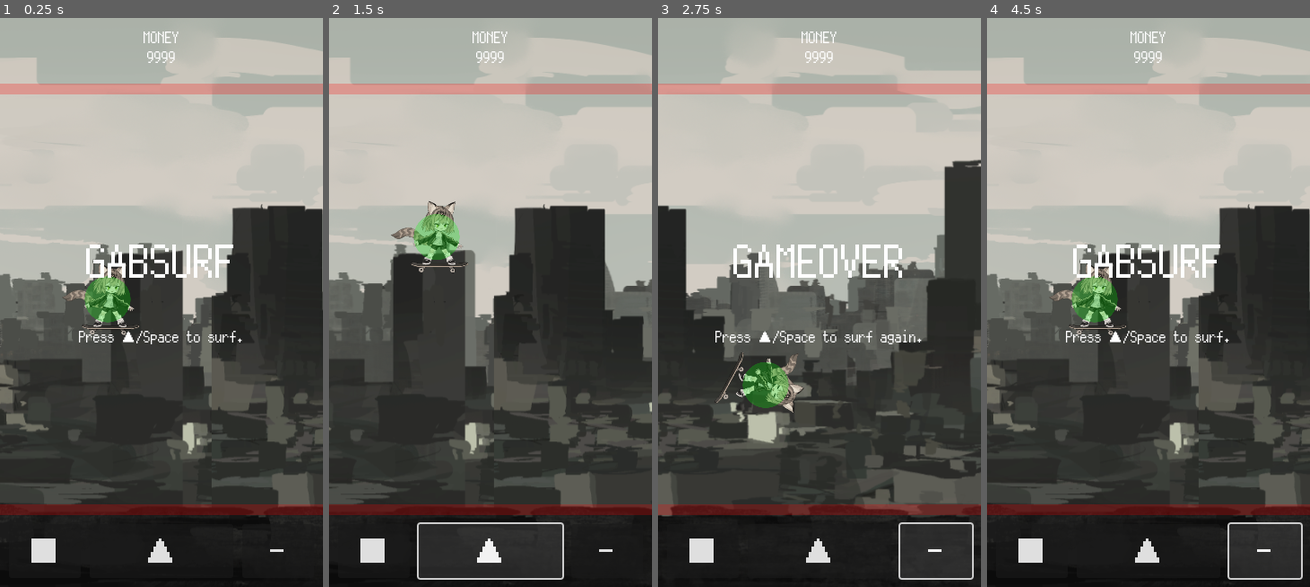
Above: before the commit, frames 1-4 (left to right).
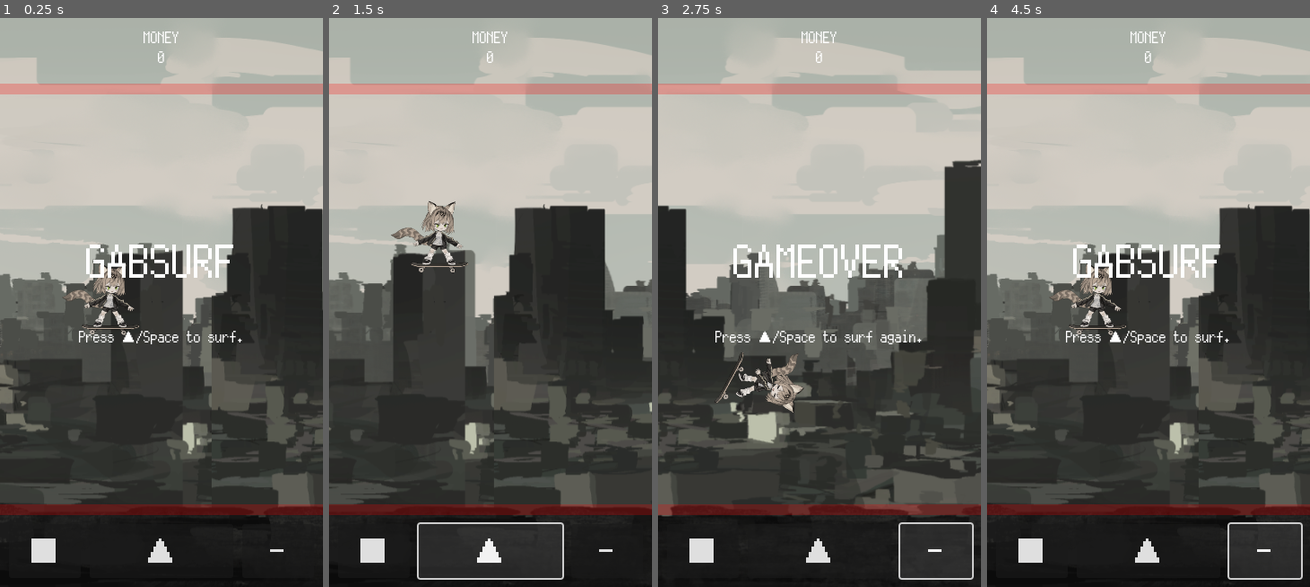
Above: after the commit, the same moments.

Repository: kamikoloss/gabsurf
Game: Godot game, scene res://scenes/main.tscn
The game is run twice, just before and just after one commit, with the same random seed, the same clock (stepped at 60 frames per second) and the same inputs.
Inputs:
- Up to frame 1 (0.25 s): no input
- Up to frame 2 (1.5 s): click "■" at 0.5 s; click "▲" at 1.25 s
- Up to frame 3 (2.75 s): click "-" at 2 s
- Up to frame 4 (4.5 s): click "■" at 2.75 s; click "▲" at 3.5 s; click "-" at 4.25 s

The runs differ from the first frame. In frame 1, 1.0% of the frame differs, in the area x 26-55%, y 5-54%; in frame 2, 1.0%; in frame 3, 1.0%; in frame 4, 1.0%.

Commit message:
Global の初期化関数を追加した

Diff:
--- a/scenes/game.gd
+++ b/scenes/game.gd
@@ -31,7 +31,7 @@
 	Global.hero_got_money.connect(_on_hero_got_money)
 
 	# ゲーム初期化
-	_reset_game()
+	_init_game()
 
 
 func _process(delta):
@@ -60,16 +60,15 @@
 
 # ゲームを初期化 + 一時停止する
 # _resume_game() で開始する
-func _reset_game():
+func _init_game():
 	print("Waiting start...")
 	Engine.time_scale = 1.0
 	set_process(false)
 	set_physics_process(false)
-	Global.is_game_active = false
-	Global.is_hero_dead = false
-	Global.life_count = 1
+	Global.init()
 	# UI
 	_labels.visible = true
+	_resfresh_ui()
 	# ゲート生成開始
 	_loop_spawn_gate()
 
@@ -150,7 +149,7 @@
 
 
 func _resfresh_ui():
-	_label_money.text = "MONEY\r\n{0}".format([Global.money])
+	_label_money.text = "MONEY\n{0}".format([Global.money])
 
 
 # ゲートを生成する
--- a/scenes/global.gd
+++ b/scenes/global.gd
@@ -14,3 +14,14 @@
 var money = 0
 var extra = 1
 var life_count = 1 # Hero の残機
+
+
+# 初期化
+# シーン再読み込み後に必ず呼ぶこと
+func init():
+	is_game_active = false
+	is_hero_dead = false
+	level = 0
+	money = 0
+	extra = 1
+	life_count = 1
--- a/scenes/main.tscn
+++ b/scenes/main.tscn
@@ -239,6 +239,7 @@
 autoplay = "default"
 
 [node name="CollisionCircle" type="Sprite2D" parent="Game/Hero"]
+visible = false
 self_modulate = Color(0, 1, 0, 0.25098)
 scale = Vector2(0.5, 0.5)
 texture = ExtResource("4_h180i")
